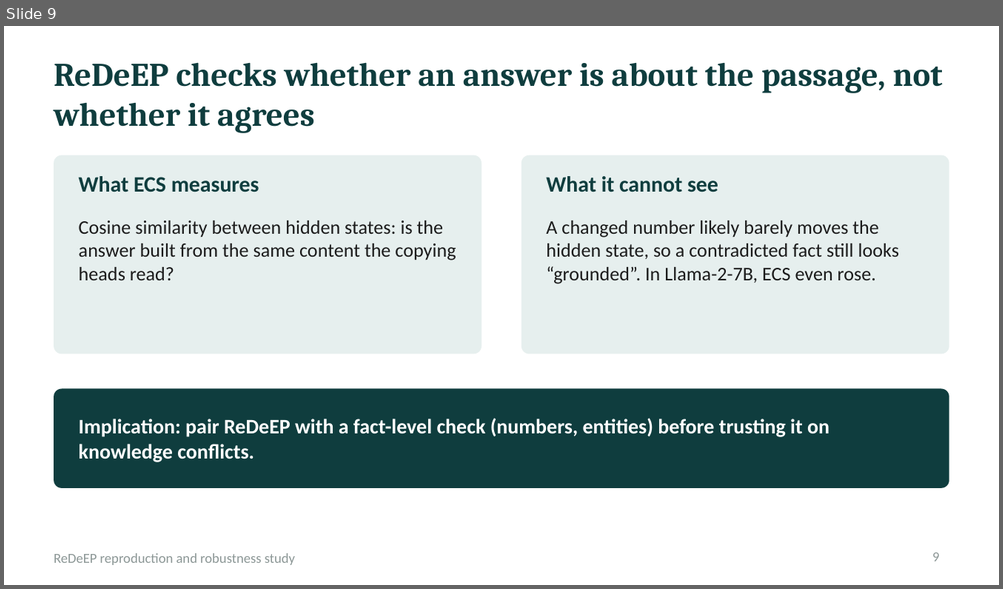
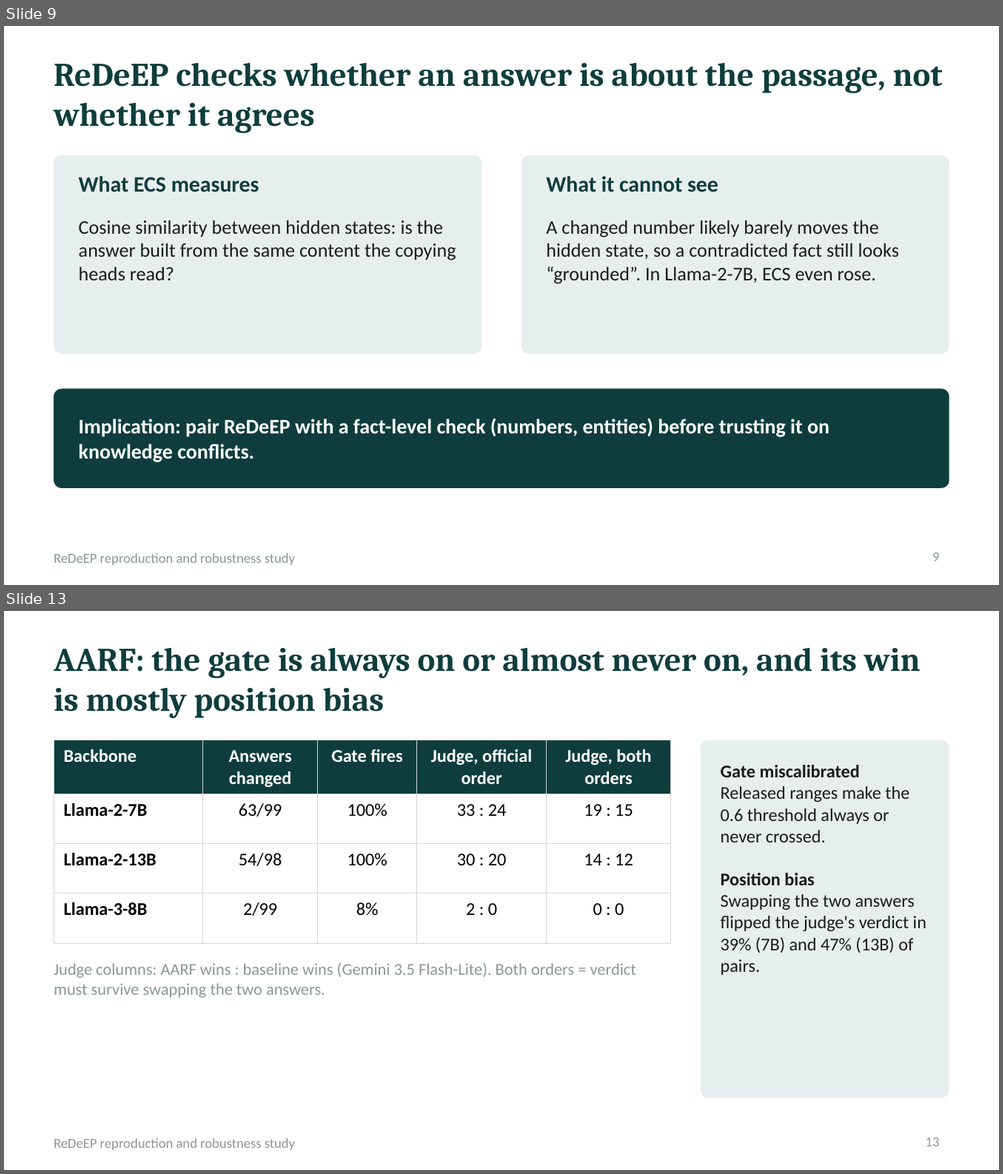
Before and after one commit to ad1thyaaa/ReDeEP-Reproduction-Robustness, a slide deck: presentation/ReDeEP_presentation.pptx. Shown one above the other, each under a label of ours: slide 9 before the commit, slides 9 and 13 after it; the slides between them are not shown. The pictures are 1003x589 and 1003x1174 pixels, drawn with LibreOffice and Linux fonts; fonts in the diff are those of the drawing. Boxes give left, top, right and bottom in pixels: in the first picture for what was removed or moved away, otherwise in the second. Text is boxed around its words. In the diff, an @@ line names an element or a change of style, - is before the commit and + after.

```diff
--- a/presentation/ReDeEP_presentation.pptx
+++ b/presentation/ReDeEP_presentation.pptx
@@ slide 13 added at (x1=4, y1=611, x2=999, y2=1170), background #FFFFFF; not listed: 1 template element that a slide beside it also shows @@
@@ title added at (x1=54, y1=648, x2=920, y2=718), 24 pt, text #0F3D3E, bold @@
+AARF: the gate is always on or almost never on, and its win is mostly position bias
@@ table added at (x1=54, y1=741, x2=670, y2=919), 4 rows, 5 columns @@
+Backbone | Answers changed | Gate fires | Judge, official order | Judge, both orders
+Llama-2-7B | 63/99 | 100% | 33 : 24 | 19 : 15
+Llama-2-13B | 54/98 | 100% | 30 : 20 | 14 : 12
+Llama-3-8B | 2/99 | 8% | 2 : 0 | 0 : 0
@@ rounded rectangle added at (x1=700, y1=741, x2=949, y2=1099), fill #E6EFEE @@
@@ text added at (x1=720, y1=765, x2=926, y2=975), 13 pt, text #1B1B1B @@
+Gate miscalibrated
+Released ranges make the 0.6 threshold always or never crossed.
+Position bias
+Swapping the two answers flipped the judge's verdict in 39% (7B) and 47% (13B) of pairs.
@@ text added at (x1=54, y1=963, x2=636, y2=998), 12 pt, text #8C9796 @@
+Judge columns: AARF wins : baseline wins (Gemini 3.5 Flash-Lite). Both orders = verdict must survive swapping the two answers.
@@ page number added at (x1=925, y1=1138, x2=939, y2=1147), 10 pt, text #8C9796 @@
+13
```
Also in this commit, not shown: 2 slides changed, 2 other slides added, 53 other files.
